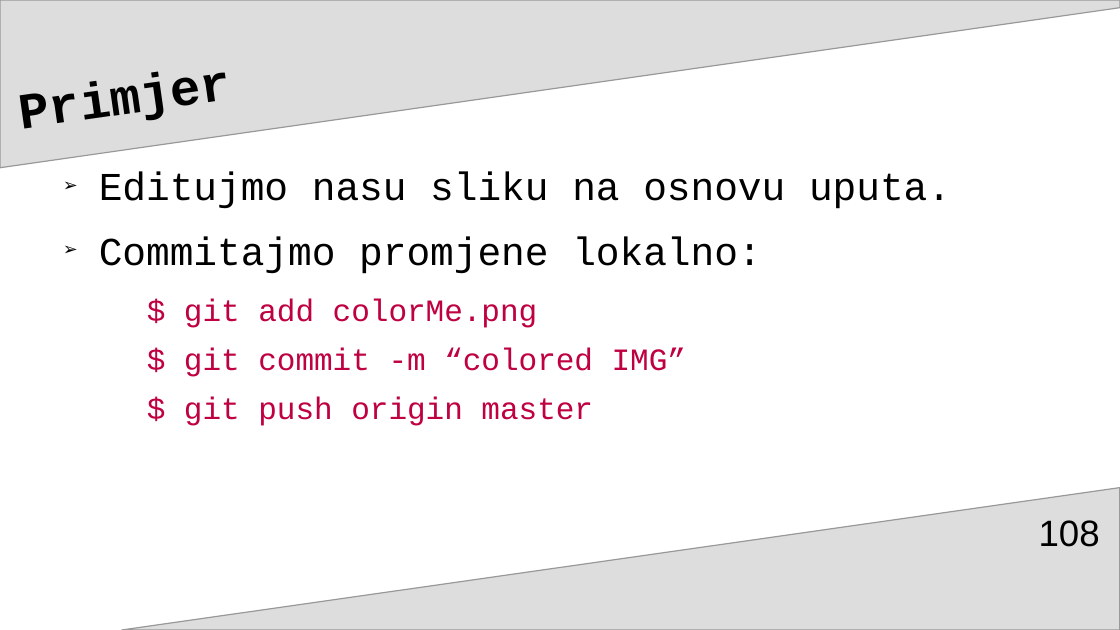
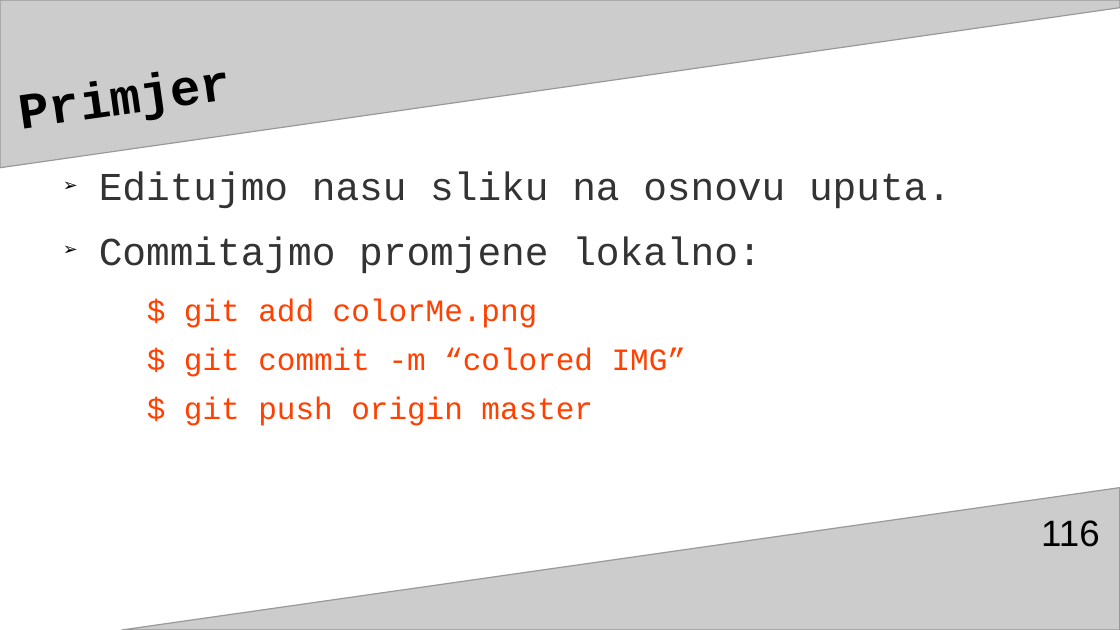
Before and after one commit to adnannukic/prezentacija-za-TSI, a slide deck: slide 116 of gitGitHubAdnanNukićPrez3.odp (slide 108 before the commit). Drawn at 1120x630 pixels with LibreOffice and Linux fonts; fonts in the diff are those of the drawing. Boxes give left, top, right and bottom in pixels: in the first picture for what was removed or moved away, otherwise in the second. Text is boxed around its words. In the diff, an @@ line names an element or a change of style, - is before the commit and + after.

```diff
--- a/gitGitHubAdnanNukićPrez3.odp
+++ b/gitGitHubAdnanNukićPrez3.odp
@@ freeform shape at [0,0,1120,168]: fill #DDDDDD to #CCCCCC @@
@@ text "Editujmo nasu sliku na osnovu ..." at [99,172,951,426]: text colour #000000 to #333333 in "Editujmo nasu sliku na osnovu uputa.", "Commitajmo promjene lokalno:"; text colour #BF0041 to #FF4000 in "$ git add colorMe.png", "$ git commit -m “colored IMG”", "$ git push origin master" @@
@@ freeform shape at [122,488,1120,630]: fill #DDDDDD to #CCCCCC @@
@@ page number at [1041,520,1099,547]: text changed @@
-108
+116
```
Also in this commit, not shown: 110 other slides changed, 9 slides added, 1 slide removed.
